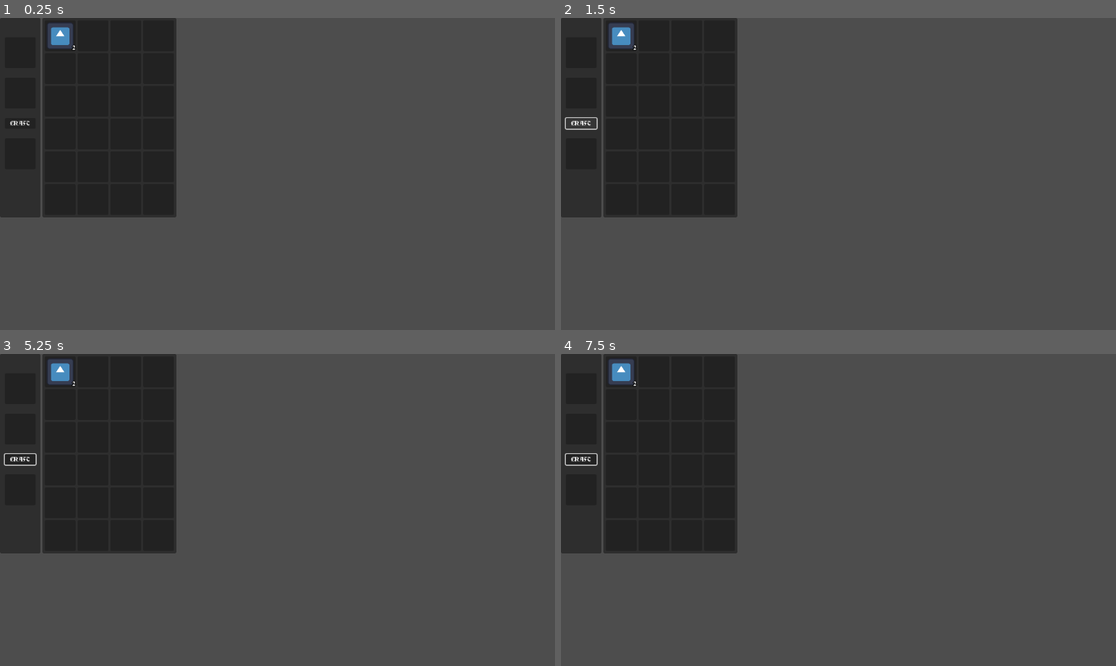
Above: before the commit, frames 1-4 (two rows, left to right).
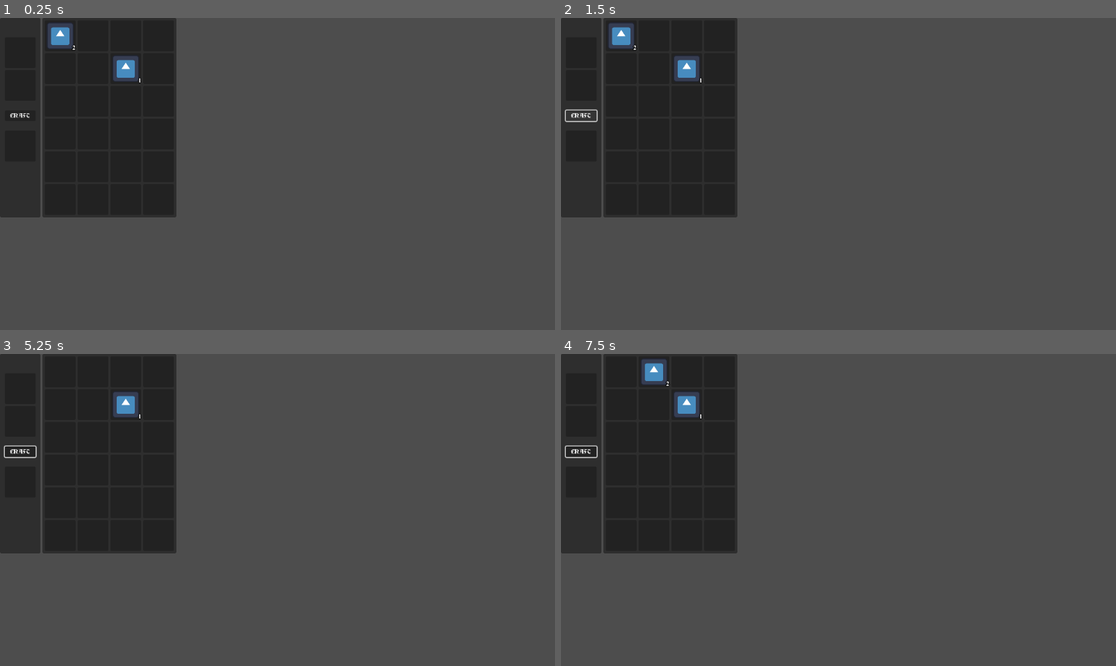
Above: after the commit, the same moments.

Repository: electron35/GMTK_Jam_Dunjunk_shop
Game: Godot game, scene res://GMTK_Jam/UIElement/CraftInventory.tscn
Same seed, same stepped clock (60 frames per second), same inputs: the game is played once before the commit and once after it. This scene is started directly instead of the project's main scene. The engine's default icon, where the game draws it, is replaced by a stand-in: a white triangle on a blue panel in a dark square.
Inputs (mouse positions are in pixels of both pictures, inside the frame that each line leads up to):
- Up to frame 1 (0.25 s): no input
- Up to frame 2 (1.5 s): click "CRAFT" at 0.5 s; click "CRAFT" at 1.25 s
- Up to frame 3 (5.25 s): click "CRAFT" at 2 s; tap Enter at 2.75, 4.25 s; move the mouse to (22, 388) at 2.77 s; click (22, 388) at 2.92 s; tap Space at 3.5, 5 s; move the mouse to (22, 428) at 3.52 s; click (22, 428) at 3.67 s; move the mouse to (22, 491) at 4.27 s; click (22, 491) at 4.42 s; move the mouse to (61, 372) at 5.02 s; click (61, 372) at 5.17 s
- Up to frame 4 (7.5 s): tap Enter at 5.75 s; click (622, 372) at 5.92 s; tap Space at 6.5 s; click (622, 372) at 6.67 s; move the mouse to (655, 372) at 7.27 s; click (655, 372) at 7.42 s

The runs differ from the first frame. In frame 1, 0.4% of the frame differs, in the area x 1-26%, y 12-35%; in frame 2, 0.5%; in frame 3, 0.9%; in frame 4, 1.3%, in the area x 0-26%, y 1-36%.
Error after the commit: Invalid access to property or key 'visible' on a base object of type 'null instance'. (res://GMTK_Jam/script/CraftInventory.gd:19)

Commit message:
Added Crafting Grid

Diff:
--- /dev/null
+++ b/GMTK_Jam/UIElement/CraftUI.gd
@@ -0,0 +1,32 @@
+extends PanelContainer
+
+@onready var craft_slot_1 = $MarginContainer/VBox/CraftSlot1
+@onready var craft_slot_2 = $MarginContainer/VBox/CraftSlot2
+@onready var crafting_grid = $MarginContainer/VBox/CraftingGrid
+
+
+const Slot = preload("res://GMTK_Jam/UIElement/SlotUI.tscn")
+
+
+func set_inventory_data(inventory_data: InventoryData):
+	inventory_data.inventory_updated.connect(on_inventory_update)
+	on_inventory_update(inventory_data)
+
+func on_inventory_update(inventory_data: InventoryData):
+	for child in crafting_grid.get_children():
+		child.queue_free()
+
+	for slot_data in inventory_data.slot_datas:
+		var slot = Slot.instantiate()
+		crafting_grid.add_child(slot)
+
+		slot.slot_clicked.connect(inventory_data.on_slot_clicked)
+
+		if slot_data:
+			slot.set_slot_data(slot_data)
+
+
+#	if inventory_data.slot_datas[0]:
+#		craft_slot_1.set_slot_data(inventory_data.slot_datas[0])
+#	if inventory_data.slot_datas[1]:
+#		craft_slot_2.set_slot_data(inventory_data.slot_datas[1])
--- a/GMTK_Jam/UIElement/CraftUI.tscn
+++ b/GMTK_Jam/UIElement/CraftUI.tscn
@@ -1,10 +1,12 @@
-[gd_scene load_steps=3 format=3 uid="uid://hpqk7j3phf64"]
+[gd_scene load_steps=4 format=3 uid="uid://hpqk7j3phf64"]
 
+[ext_resource type="Script" path="res://GMTK_Jam/UIElement/CraftUI.gd" id="1_hvdf1"]
 [ext_resource type="PackedScene" uid="uid://dcvv01ntwrxis" path="res://GMTK_Jam/UIElement/SlotUI.tscn" id="1_lc324"]
 [ext_resource type="Theme" uid="uid://b23gfgab88oos" path="res://GMTK_Jam/Resources/theme.tres" id="2_mhc8u"]
 
 [node name="CraftUI" type="PanelContainer"]
 offset_right = 40.0
+script = ExtResource("1_hvdf1")
 
 [node name="MarginContainer" type="MarginContainer" parent="."]
 layout_mode = 2
@@ -17,10 +19,15 @@
 layout_mode = 2
 theme_override_constants/separation = 20
 
+[node name="CraftingGrid" type="VBoxContainer" parent="MarginContainer/VBox"]
+layout_mode = 2
+
 [node name="CraftSlot1" parent="MarginContainer/VBox" instance=ExtResource("1_lc324")]
+visible = false
 layout_mode = 2
 
 [node name="CraftSlot2" parent="MarginContainer/VBox" instance=ExtResource("1_lc324")]
+visible = false
 layout_mode = 2
 
 [node name="Button" type="Button" parent="MarginContainer/VBox"]
--- a/GMTK_Jam/script/CraftInventory.gd
+++ b/GMTK_Jam/script/CraftInventory.gd
@@ -1,6 +1,38 @@
 extends Control
 
+@onready var grabbed_slot : PanelContainer = $GrabbedSlot
+@onready var craft_ui = $HBoxContainer/CraftUI
+@onready var inventory_ui = $HBoxContainer/InventoryUI
+
 var Inventory = preload("res://data/Inventory.tres")
+var CraftingSlot = preload("res://data/CraftingGrid.tres")
+var grabbed_slot_data: SlotData
+
+func _ready():
+	inventory_ui.set_inventory_data(Inventory)
+	craft_ui.set_inventory_data(CraftingSlot)
+
+	Inventory.inventory_interact.connect(on_inventory_interact)
+	CraftingSlot.inventory_interact.connect(on_inventory_interact)
 
 func _process(delta):
-	$HBoxContainer/InventoryUI.set_inventory_data(Inventory)
+	if grabbed_slot.visible:
+		grabbed_slot.global_position = get_global_mouse_position() + Vector2(5,5)
+
+func on_inventory_interact(inventory_data: InventoryData, index: int, button: int):
+	#print ("%s %s %s" % [inventory_data, index, button])
+
+	match [grabbed_slot_data, button]:
+		[null, MOUSE_BUTTON_LEFT]:
+			grabbed_slot_data = inventory_data.grab_slot_data(index)
+		[_, MOUSE_BUTTON_LEFT]:
+			grabbed_slot_data = inventory_data.drop_slot_data(grabbed_slot_data, index)
+	update_grabbed_slot()
+
+
+func update_grabbed_slot():
+	if grabbed_slot_data:
+		grabbed_slot.show()
+		grabbed_slot.set_slot_data(grabbed_slot_data)
+	else:
+		grabbed_slot.hide()
--- a/GMTK_Jam/script/InventoryUI.gd
+++ b/GMTK_Jam/script/InventoryUI.gd
@@ -5,6 +5,7 @@
 @onready var item_grid: GridContainer = $MarginContainer/ItemGrid
 
 func set_inventory_data(inventory_data: InventoryData):
+	inventory_data.inventory_updated.connect(populate_item_grid)
 	populate_item_grid(inventory_data)
 
 func populate_item_grid(inventory_data: InventoryData):
--- a/GMTK_Jam/script/MoneyUI.gd
+++ b/GMTK_Jam/script/MoneyUI.gd
@@ -2,9 +2,8 @@
 
 @export_range(1, 100) var wait_time:float = 5
 
-func _init():
+func _ready():
 	$SplitBox/Timer/Time.wait_time = wait_time
-	pass
 
 func _process(delta):
 	Main.money += 1
--- a/GMTK_Jam/script/data/inventory_data.gd
+++ b/GMTK_Jam/script/data/inventory_data.gd
@@ -1,7 +1,32 @@
 extends Resource
 class_name InventoryData
 
+signal inventory_updated(inventory_data: InventoryData)
+signal inventory_interact(inventory_data: InventoryData, index: int, button: int)
+
 @export var slot_datas: Array[SlotData]
 
+func grab_slot_data(index: int) -> SlotData:
+	var slot_data = slot_datas[index]
+
+	if slot_data:
+		slot_datas[index] = null
+		inventory_updated.emit(self)
+		return slot_data
+	else:
+		return null
+
+func drop_slot_data(grabbed_slot_data: SlotData, index: int) -> SlotData:
+	var slot_data = slot_datas[index]
+
+	slot_datas[index] = grabbed_slot_data
+	inventory_updated.emit(self)
+
+	if slot_data:
+		return slot_data
+	else:
+		return null
+
+
 func on_slot_clicked(index: int, button: int):
-	print ("inventory Interact")
+	inventory_interact.emit(self,index,button)
--- /dev/null
+++ b/data/CraftingGrid.tres
@@ -0,0 +1,7 @@
+[gd_resource type="Resource" script_class="InventoryData" load_steps=2 format=3 uid="uid://jti0r1gwtblw"]
+
+[ext_resource type="Script" path="res://GMTK_Jam/script/data/inventory_data.gd" id="1_ev6lb"]
+
+[resource]
+script = ExtResource("1_ev6lb")
+slot_datas = Array[Resource("res://GMTK_Jam/script/data/slot_data.gd")]([null, null])
--- a/data/Inventory.tres
+++ b/data/Inventory.tres
@@ -1,14 +1,19 @@
-[gd_resource type="Resource" script_class="InventoryData" load_steps=5 format=3 uid="uid://bqf4xny4osd4f"]
+[gd_resource type="Resource" script_class="InventoryData" load_steps=6 format=3 uid="uid://bqf4xny4osd4f"]
 
 [ext_resource type="Script" path="res://GMTK_Jam/script/data/inventory_data.gd" id="1_gadic"]
 [ext_resource type="Resource" uid="uid://c7uf7x5l13tqv" path="res://data/Items/Ring.tres" id="2_wv2aa"]
 [ext_resource type="Script" path="res://GMTK_Jam/script/data/slot_data.gd" id="3_a7a22"]
 
-[sub_resource type="Resource" id="Resource_g33ac"]
+[sub_resource type="Resource" id="Resource_q1cqw"]
 script = ExtResource("3_a7a22")
 item_data = ExtResource("2_wv2aa")
 quality = 2
 
+[sub_resource type="Resource" id="Resource_ntppf"]
+script = ExtResource("3_a7a22")
+item_data = ExtResource("2_wv2aa")
+quality = 1
+
 [resource]
 script = ExtResource("1_gadic")
-slot_datas = Array[ExtResource("3_a7a22")]([SubResource("Resource_g33ac"), null, null, null, null, null, null, null, null, null, null, null, null, null, null, null, null, null, null, null, null, null, null, null])
+slot_datas = Array[ExtResource("3_a7a22")]([SubResource("Resource_q1cqw"), null, null, null, null, null, SubResource("Resource_ntppf"), null, null, null, null, null, null, null, null, null, null, null, null, null, null, null, null, null])
Not shown, added: GMTK_Jam/UIElement/Cra3611.tmp
Not shown, added: GMTK_Jam/UIElement/Cra4E7B.tmp
